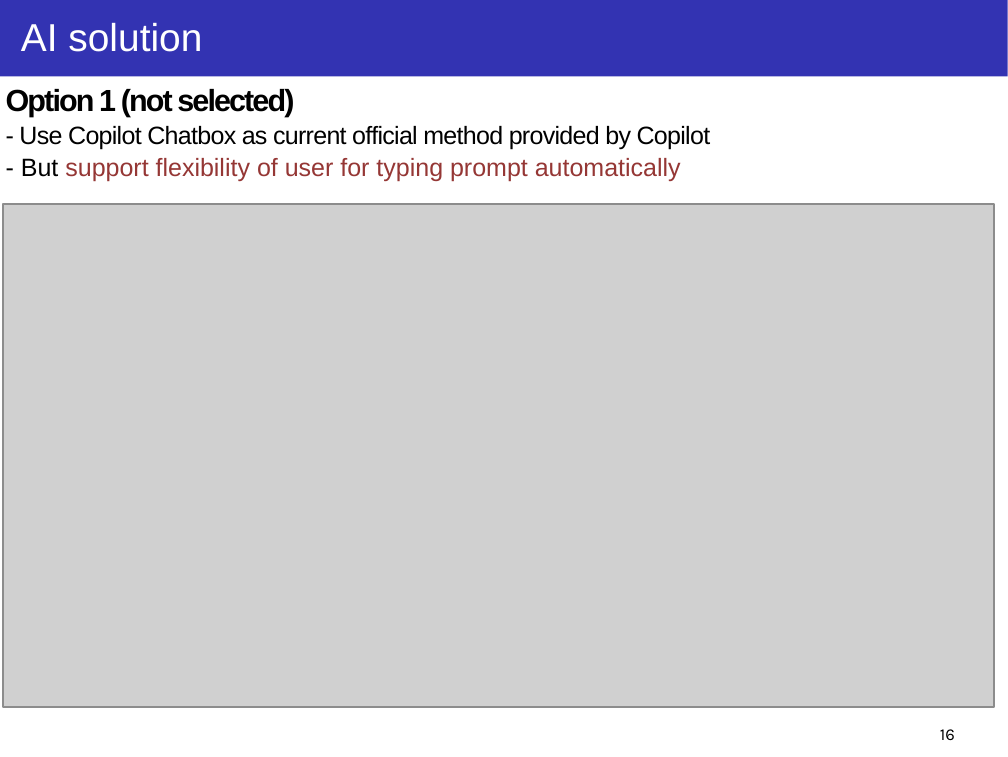
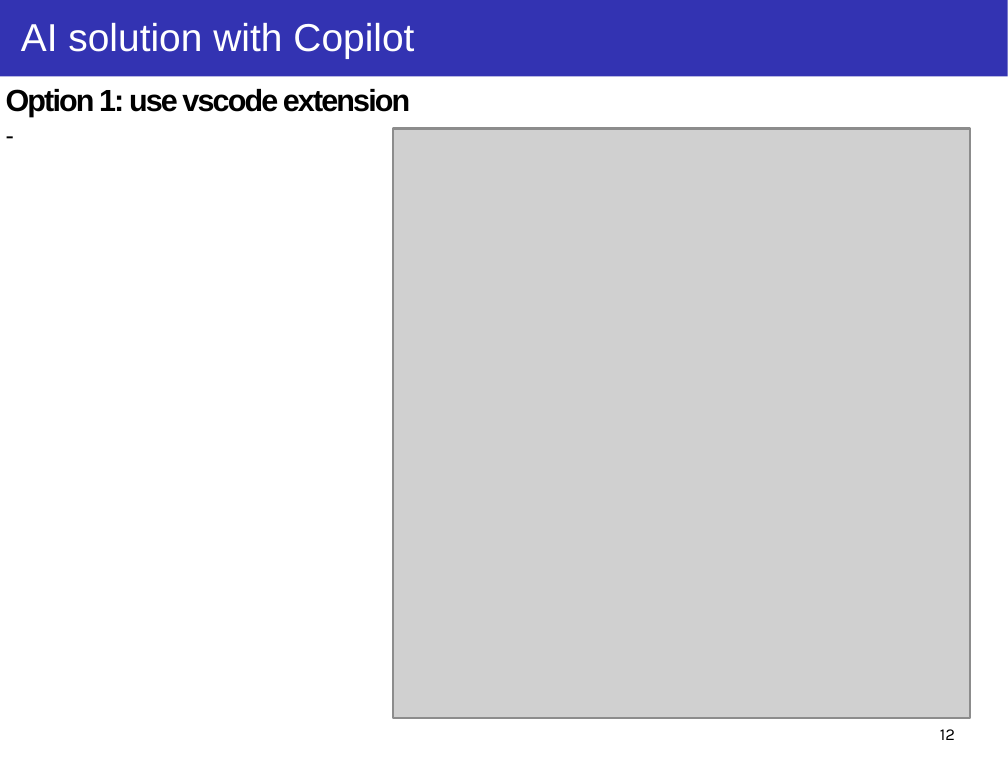
Before and after one commit to taikt/codefun, a slide deck: slide 12 of deepl/code_guard/doc/Code-Guard.pptx (slide 16 before the commit). Drawn at 1008x757 pixels with LibreOffice and Linux fonts; fonts in the diff are those of the drawing; grey boxes stand for pictures. Boxes give left, top, right and bottom in pixels: in the first picture for what was removed or moved away, otherwise in the second. Text is boxed around its words. In the diff, an @@ line names an element or a change of style, - is before the commit and + after.

Commit message:
update

```diff
--- a/deepl/code_guard/doc/Code-Guard.pptx
+++ b/deepl/code_guard/doc/Code-Guard.pptx
@@ title at (21, 23, 414, 59): text changed @@
-AI solution
+AI solution with Copilot
@@ text at (6, 89, 410, 117): text changed; size 9 to 11 pt; bold on @@
-Option 1 (not selected)
-- Use Copilot Chatbox as current official method provided by Copilot
-- But support flexibility of user for typing prompt automatically
+Option 1: use vscode extension
+-
@@ picture: place and size @@
-picture at (2, 204, 994, 706)
+picture at (394, 128, 972, 718)
@@ page number at (940, 729, 955, 740): text changed @@
-16
+12
```
Also in this commit, not shown: 5 other slides changed, 7 slides added, 7 slides removed.
